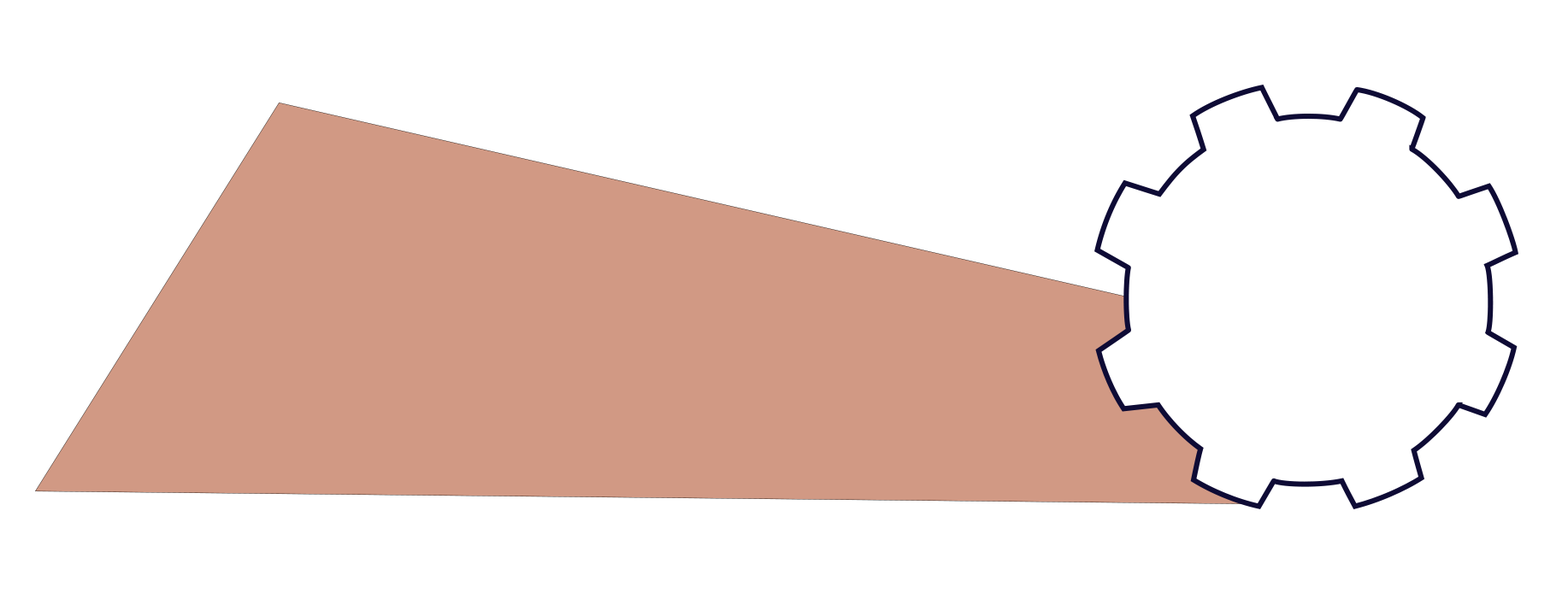
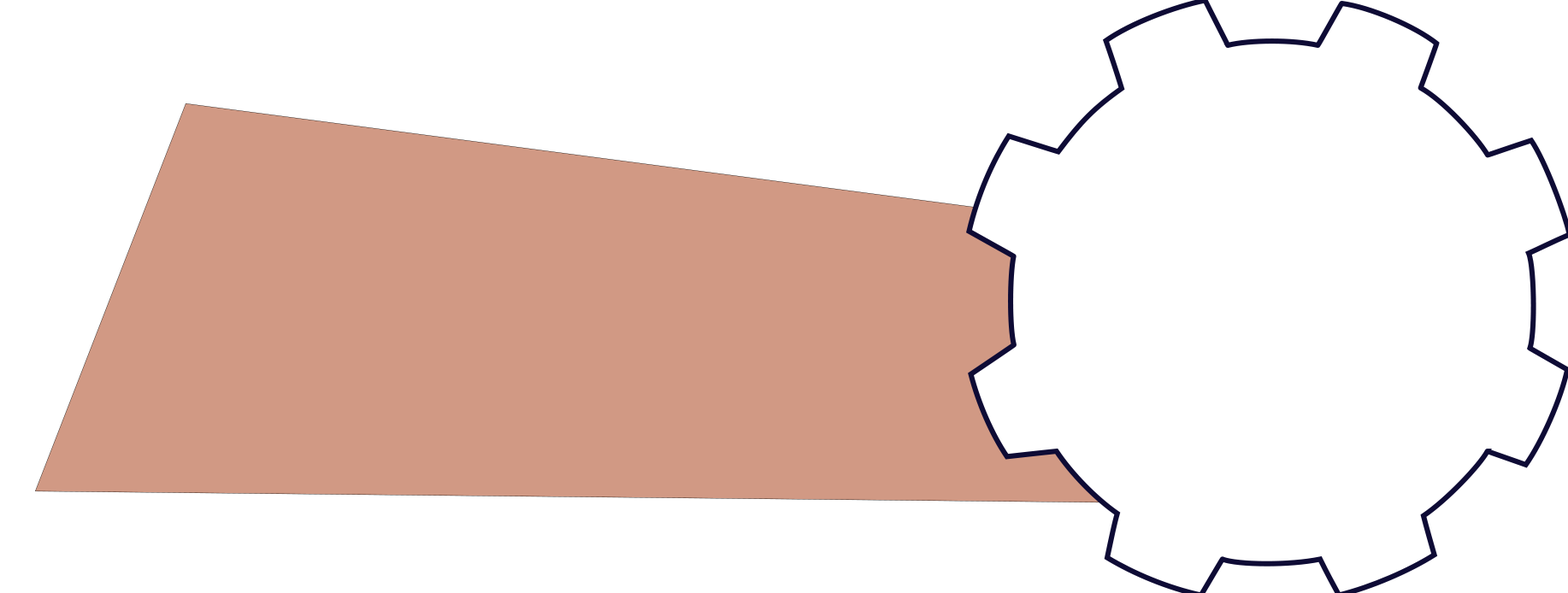
Layers edited between the first and the second (1568, 593) image:
painted on "Shape 1" over [966, 0, 1568, 593]
painted on "Shape 4" over [35, 102, 1256, 505]
